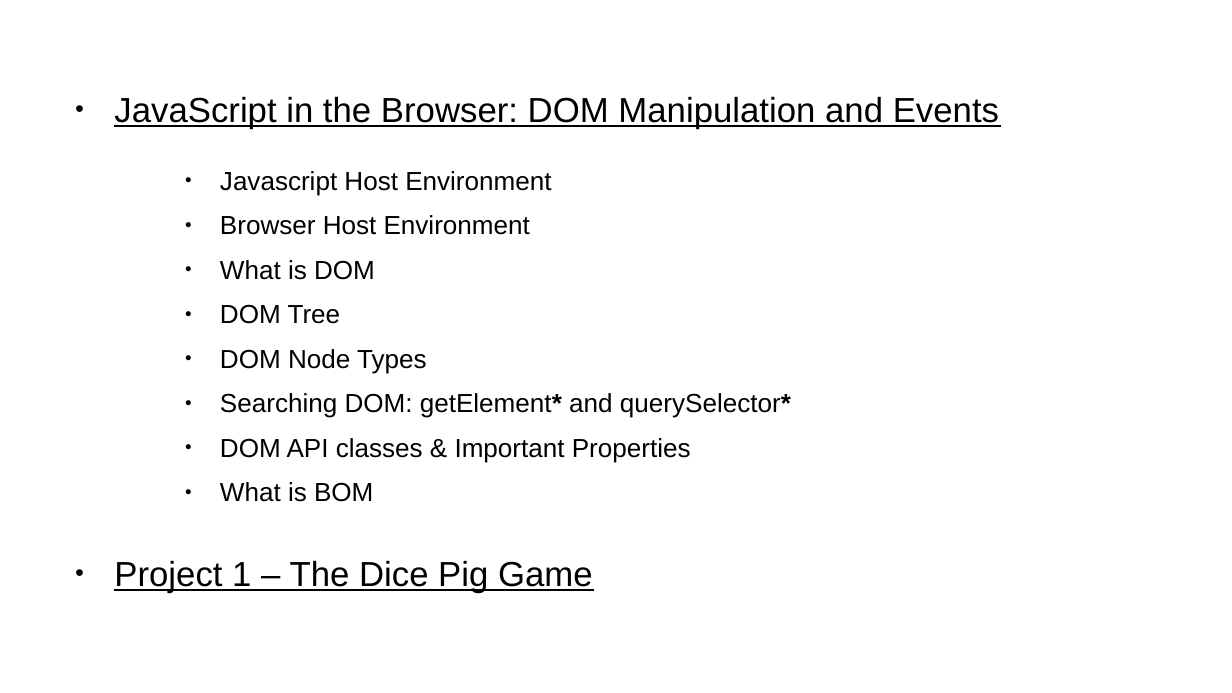
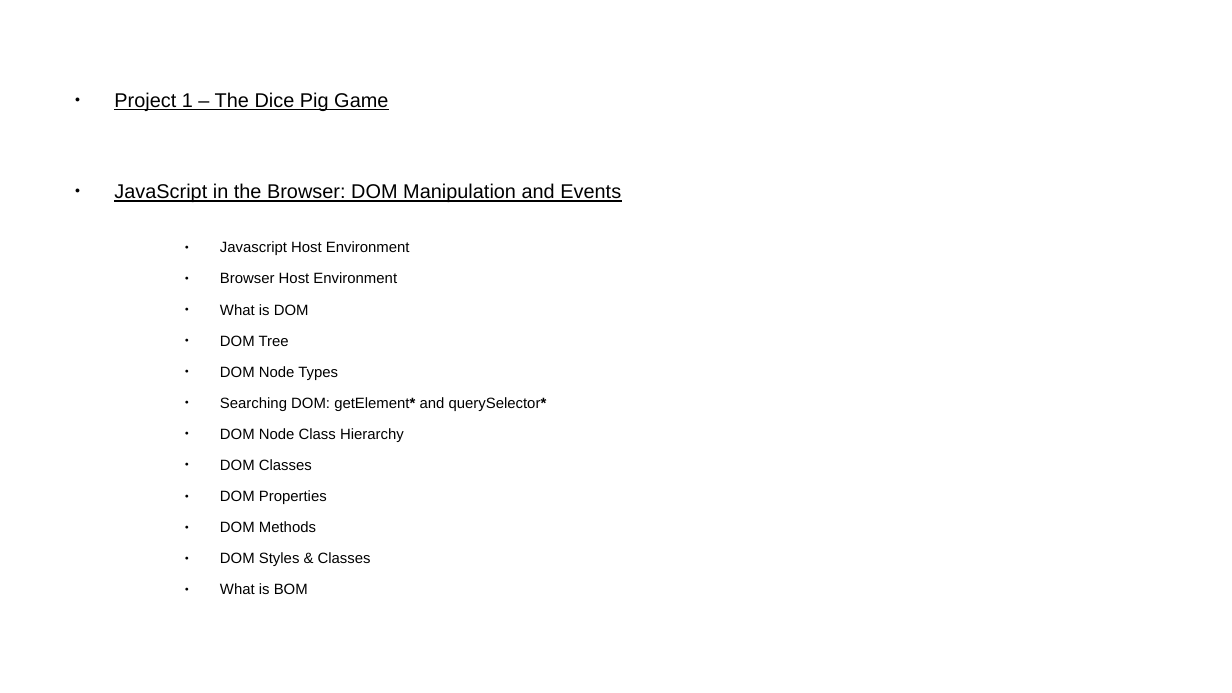
Before and after one commit to rajeshchauhan23102008/documents, a slide deck: slide 6 of src/courses/javascript/Javascript - No Theme.odp. Drawn at 1232x693 pixels with LibreOffice and Linux fonts; fonts in the diff are those of the drawing. Boxes give left, top, right and bottom in pixels: in the first picture for what was removed or moved away, otherwise in the second. Text is boxed around its words. In the diff, an @@ line names an element or a change of style, - is before the commit and + after.

```diff
--- a/src/courses/javascript/Javascript - No Theme.odp
+++ b/src/courses/javascript/Javascript - No Theme.odp
@@ text at (114,92,388,111): paragraph added @@
+● Project 1 – The Dice Pig Game
@@ text at (114,183,621,594): size 22.4 to 12.8 pt in "JavaScript in the Browser: DOM Manipulation and ..."; size 16.8 to 9.6 pt in "Javascript Host Environment", "Browser Host Environment", "What is DOM", "DOM Tree" and 3 more places @@
@@ text at (220,428,404,566): text changed; size 16.8 to 9.6 pt @@
-    ● DOM API classes & Important Properties
+    ● DOM Node Class Hierarchy
+    ● DOM Classes
+    ● DOM Properties
+    ● DOM Methods
+    ● DOM Styles & Classes
@@ text at (114,560,593,593): paragraph removed @@
-● Project 1 – The Dice Pig Game
```
Also in this commit, not shown: 8 other slides changed, 3 slides added.
